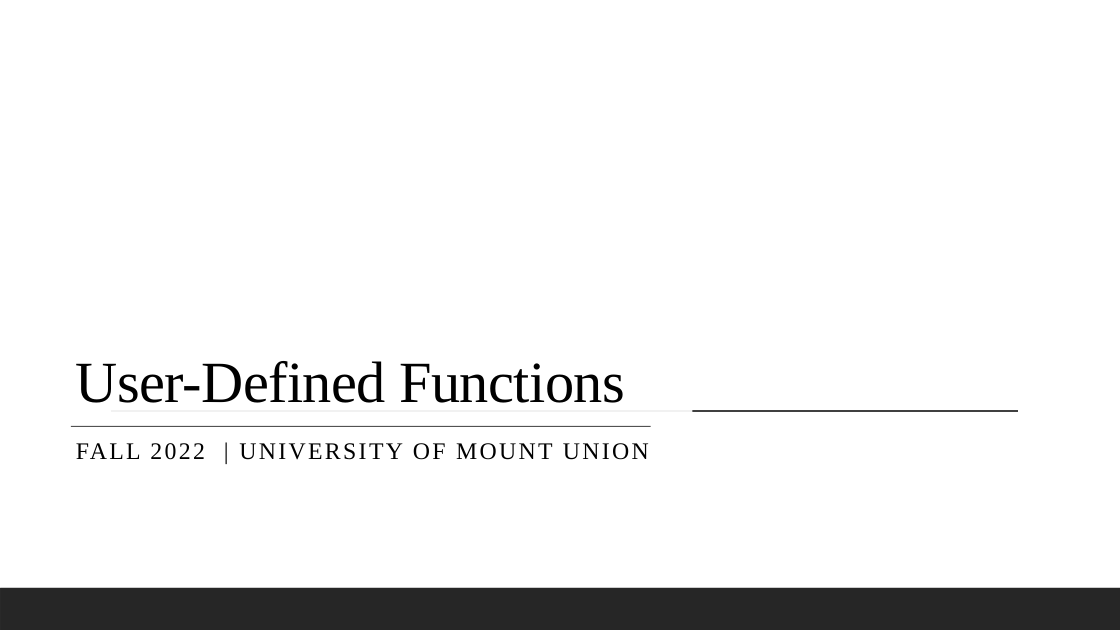
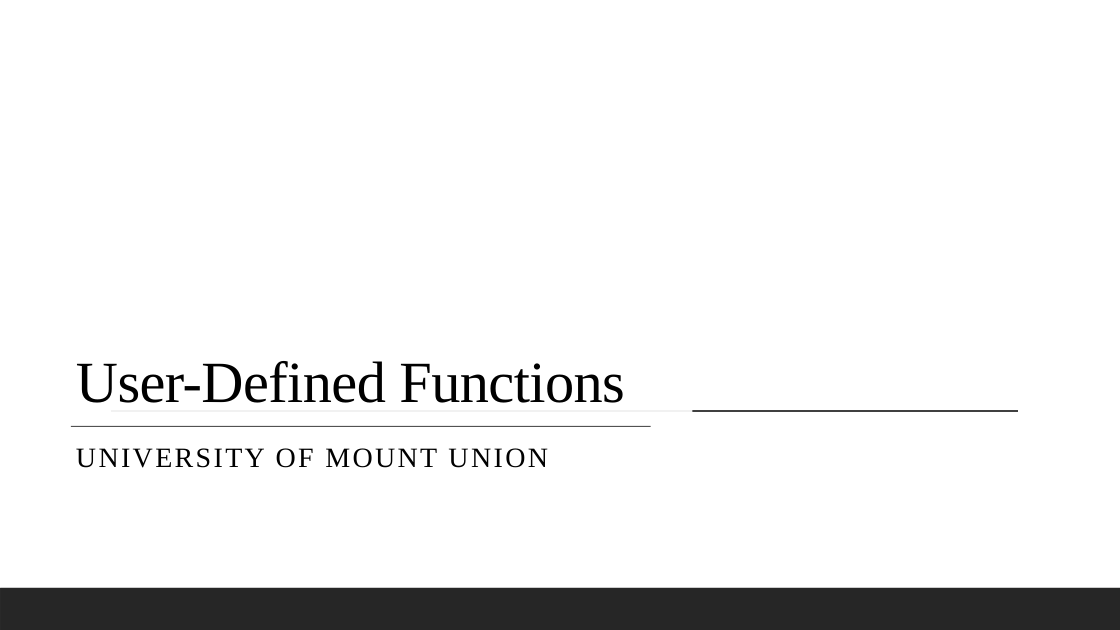
Before and after one commit to cs-courses-mountunion/CSC108Fall2022, a slide deck: slide 1 of lecnotes/lecture07.pptx. Drawn at 1120x630 pixels with LibreOffice and Linux fonts; fonts in the diff are those of the drawing; background and template pictures are left out. Boxes give left, top, right and bottom in pixels: in the first picture for what was removed or moved away, otherwise in the second. Text is boxed around its words. In the diff, an @@ line names an element or a change of style, - is before the commit and + after.

```diff
--- a/lecnotes/lecture07.pptx
+++ b/lecnotes/lecture07.pptx
@@ subtitle at [76, 448, 548, 468]: text changed; size 20.4 to 24 pt @@
-FALL 2022 | UNIVERSITY OF MOUNT UNION
+UNIVERSITY OF MOUNT UNION
```
Also in this commit, not shown: 12 other files.
